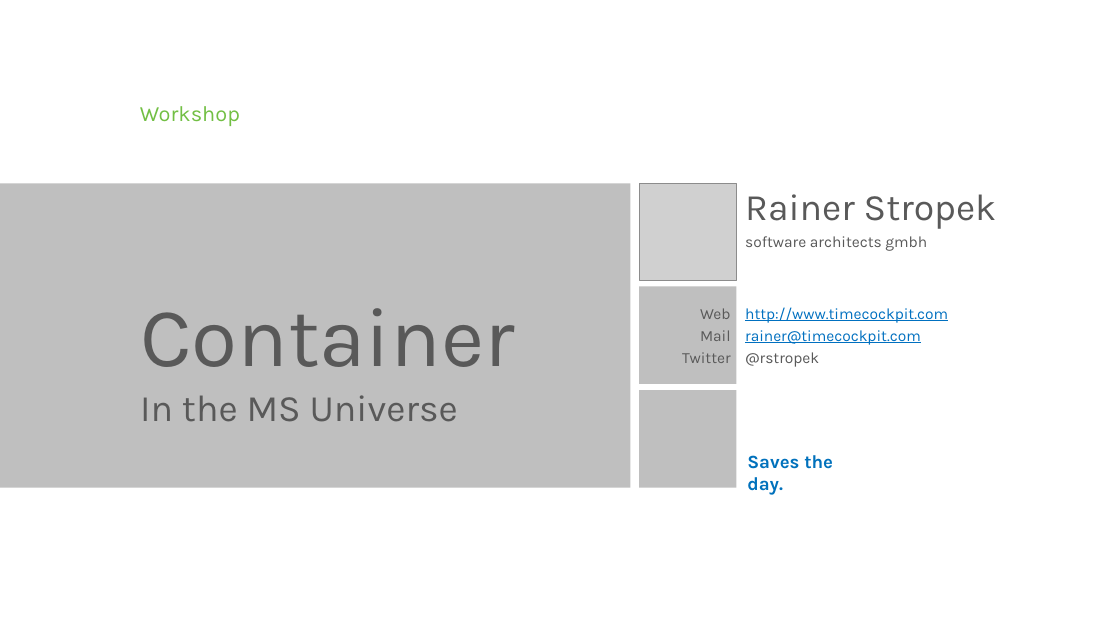
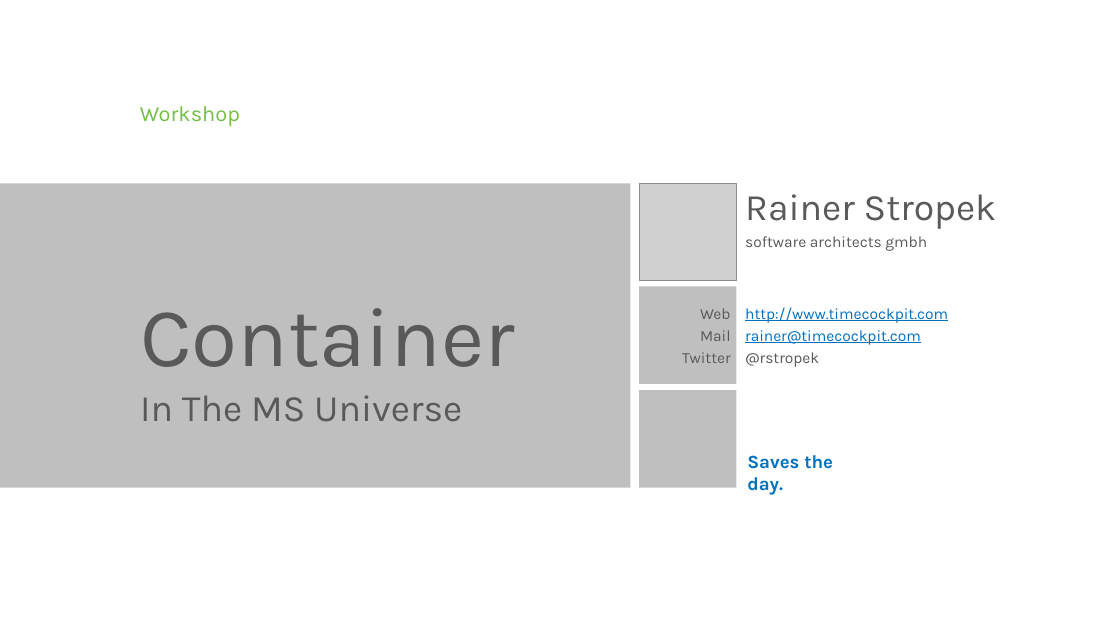
Before and after one commit to rstropek/DockerVS2015Intro, a slide deck: slide 1 of slides/Containers-Microsoft-Universe.pptx. Drawn at 1120x630 pixels with LibreOffice and Linux fonts; fonts in the diff are those of the drawing; grey boxes stand for pictures; background and template pictures are left out. Boxes give left, top, right and bottom in pixels: in the first picture for what was removed or moved away, otherwise in the second. Text is boxed around its words. In the diff, an @@ line names an element or a change of style, - is before the commit and + after.

```diff
--- a/slides/Containers-Microsoft-Universe.pptx
+++ b/slides/Containers-Microsoft-Universe.pptx
@@ text at [140,395,462,422]: text changed @@
-In the MS Universe
+In The MS Universe
```
Also in this commit, not shown: 8 other slides changed, 2 slides added, 3 other files.
